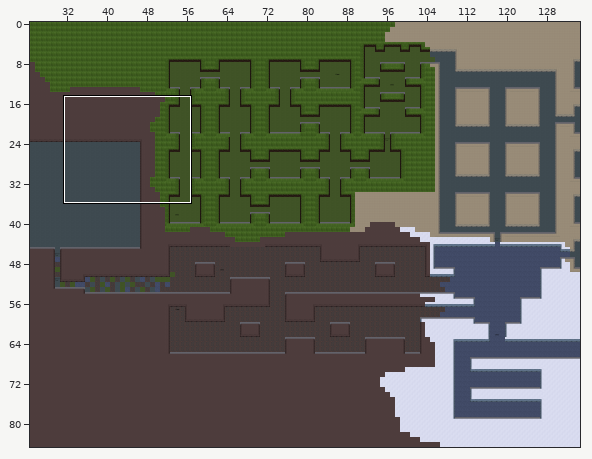
A Tiled map gets an edit: Tools/Working Level Editor/Final Level.tmx. The first picture is a wide view before the edit; the outline marks the close-up.
Close-up. Before the commit:
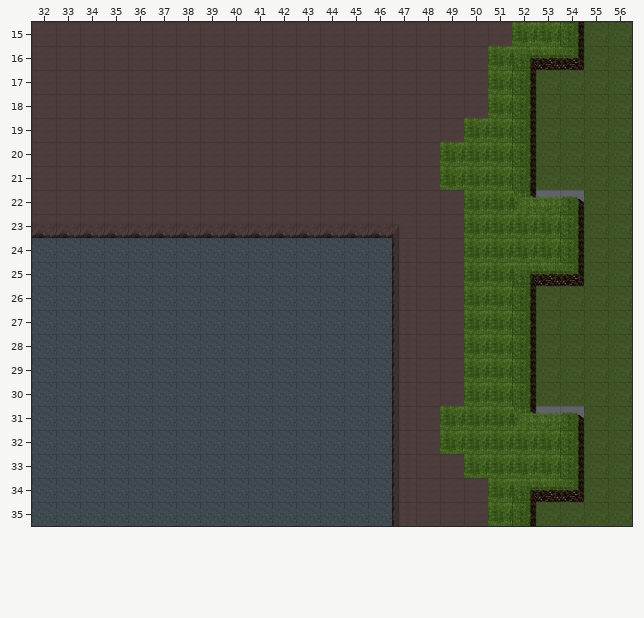
Cells are 64x64 px. Shown: x 32..56, y 15..35. The commit also changed other parts of the map, which this record leaves out.
After:
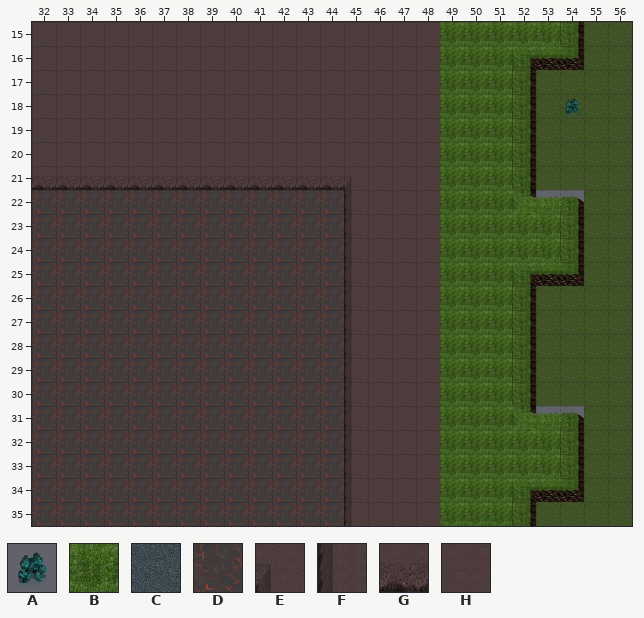
Key: from "Enemies": A 8 "Ice Golem"; from "Floors/Walls": B 13 "TopArea", C 27 "Floor", D 31 "Floor", E 37 "Corner", F 39 "SideWall", G 40 "Wall", H 41 "TopArea".
_ is an empty cell.
See-through tiles are keyed as they look on the map.
From old to new:
Layer "Level":
The author changed tile H to tile B in row 15 at x 49 to 51; in rows 16 to 18 at x 49 to 50; in row 19 at x 49; in rows 22 to 30 at x 49; in row 33 at x 49; in rows 34 to 35 at x 49 to 50.
The author changed tile C to tile D in rows 24 to 35 at x 32 to 44.
The author changed tile G to tile D in row 23 at x 32 to 44.
The author changed tile H to tile D in row 22 at x 32 to 44.
The author changed tile H to tile E in row 21 at x 45.
The author changed tile C to tile F in rows 24 to 35 at x 45.
The author changed tile G to tile F in row 23 at x 45.
The author changed tile H to tile F in row 22 at x 45.
The author changed tile H to tile G in row 21 at x 32 to 44.
The author changed tile C to tile H in rows 24 to 35 at x 46.
The author changed tile E to tile H in row 23 at x 47.
The author changed tile F to tile H in rows 24 to 35 at x 47.
The author changed tile G to tile H in row 23 at x 46.
Layer "Enemies":
Tile A now appears in row 18 at x 54.
Changed places in both close-ups, as pixel boxes (x1, y1, x2, y2):
changed: (440, 22, 512, 142)
added: (565, 98, 580, 115)
changed: (32, 176, 413, 526)
changed: (440, 190, 464, 406)
changed: (440, 454, 488, 526)
